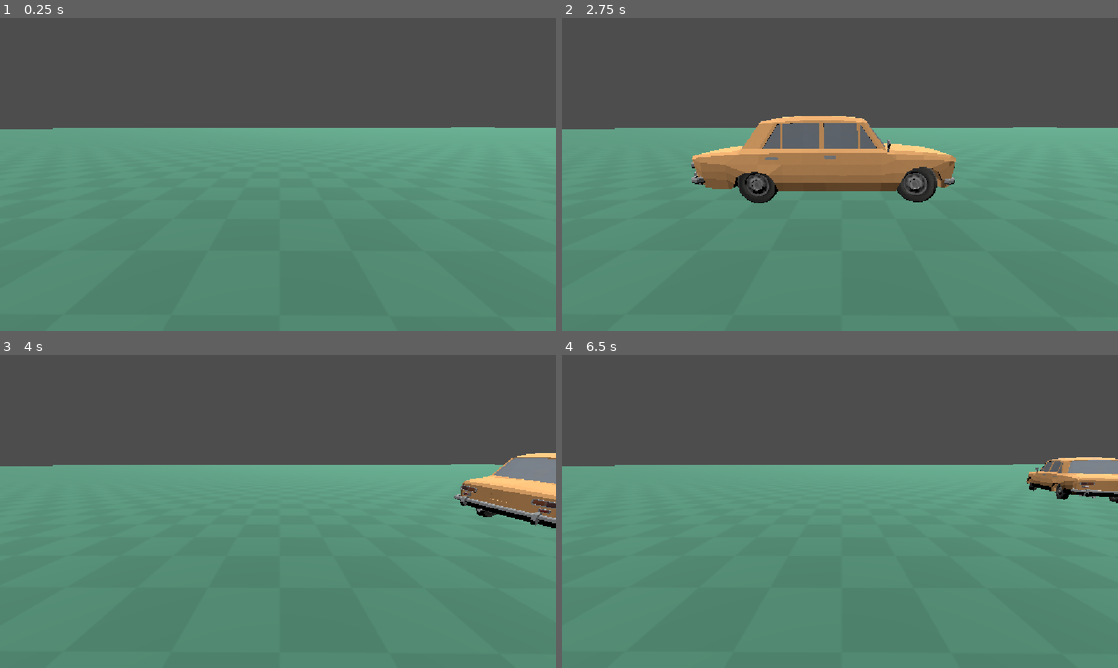
Above: before the commit, frames 1-4 (two rows, left to right).
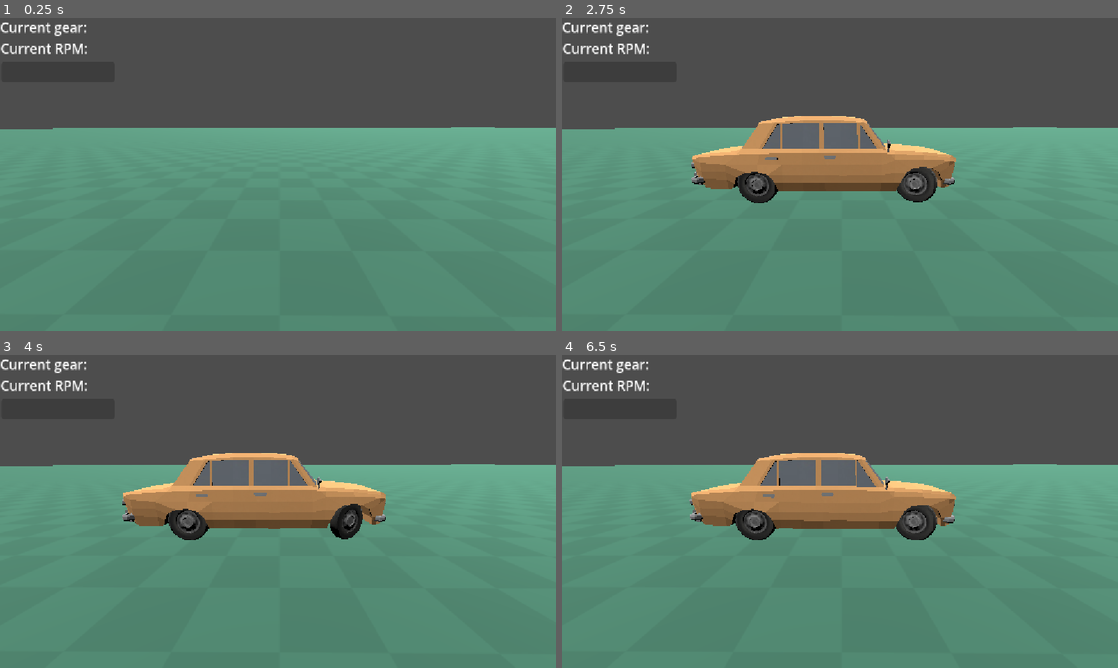
Above: after the commit, the same moments.

Repository: PotatoNutLover/Godot_Raycast_Car_Physics_V2
Game: Godot game, scene res://Scenes/main.tscn
Same seed, same stepped clock (60 frames per second), same inputs: the game is played once before the commit and once after it.
Inputs:
- Up to frame 1 (0.25 s): no input
- Up to frame 2 (2.75 s): hold Right (ui_right) 0.53-1.28 s; hold Down (ui_down) 1.28-2.03 s; hold Right (ui_right) from 2.03 s (still down)
- Up to frame 3 (4 s): release Right (ui_right) at 2.78 s; hold Up (ui_up) 2.78-3.53 s; hold Left (ui_left) from 3.53 s (still down)
- Up to frame 4 (6.5 s): release Left (ui_left) at 5.03 s; hold Down (ui_down) 5.03-5.78 s; hold Right (ui_right) from 5.78 s (still down)

The runs differ from the first frame. In frame 1, 0.5% of the frame differs, in the area x 0-16%, y 1-12%; in frame 2, 0.6%; in frame 3, 12%, in the area x 0-100%, y 1-60%; in frame 4, 11%.

Commit message:
init1

Diff:
--- a/RaycastCar/Scripts/CarEngine.gd
+++ b/RaycastCar/Scripts/CarEngine.gd
@@ -6,20 +6,44 @@
 @export var max_rpm: float = 7000.0
 @export var max_torque: float = 300.0
 @export var engine_breaking: float = 90.0
-@export var rpm_accel_smooth: float = 12.0
+@export var rpm_accel_free: float = 12.0
+@export var rpm_deccel_free: float = 12.0
 @export var torque_curve: Curve
 
-var final_drive: float = 8.0
-var gear: float = 3.2
-var transmission_efficiency_factor: float = 0.9
+#var final_drive: float = 8.0
+#var gear: float = 3.2
+#var transmission_efficiency_factor: float = 0.9
 
 var current_rpm: float = 0.0
 
-func get_drive_force(force_long: float, throttle: float, wheel_radius: float, drive_wheels_count: int) -> float:
-	current_rpm = (force_long * gear * final_drive * (60 / TAU)) / wheel_radius
+func get_drive_force(
+		force_long: float,
+		throttle: float,
+		wheel_radius: float,
+		drive_wheels_count: int,
+		transmission: CarTransmission,
+		delta: float
+		) -> float:
+	if is_connected_to_transmission(transmission):
+		current_rpm = (force_long * transmission.get_final_ratio() * (60 / TAU)) / wheel_radius
+	elif throttle > 0:
+		current_rpm += torque_curve.sample_baked(current_rpm / max_rpm) * max_torque * rpm_accel_free * delta
+	else:
+		current_rpm -= torque_curve.sample_baked(current_rpm / max_rpm) * rpm_deccel_free * delta
+
 	current_rpm = clampf(current_rpm, idle_rpm, max_rpm)
 	var torque = torque_curve.sample_baked(current_rpm / max_rpm) * max_torque
-	var drive_force = torque * throttle * gear * final_drive * transmission_efficiency_factor
-	drive_force = drive_force / (wheel_radius * drive_wheels_count)
+	var drive_force = 0.0
+	if is_connected_to_transmission(transmission):
+		drive_force = torque * throttle * transmission.get_final_ratio() * transmission.efficiency_factor
+		drive_force = drive_force / (wheel_radius * drive_wheels_count)
 
 	return drive_force
+
+func is_connected_to_transmission(transmission: CarTransmission) -> bool:
+	if (
+		transmission.shift_timer == 0.0
+		and transmission.current_gear != 1
+		and not transmission.is_clutch_pressed):
+		return true
+	return false
--- a/RaycastCar/Scripts/CarWheel.gd
+++ b/RaycastCar/Scripts/CarWheel.gd
@@ -7,6 +7,9 @@
 @export var suspension_rest_len: float = 0.3
 @export var suspension_dump: float = 100.0
 @export var spring_force: float = 1000.0
+@export var cornering_stiffness: float = 15000.0
+@export var surface_viscosity: float = 1.0
+@export var surface_traction: float = 1.0
 var suspension_current_len: float = 0.0
 var suspension_prev_len: float = 0.0
 var suspension_compression_speed: float = 0.0
@@ -14,12 +17,25 @@
 var is_grounded: bool = false
 var wheel_mesh: Node3D
 
+var _suspension_force: float = 0.0
+var _remaining_suspension_len: float = 0.0
+
 func _ready() -> void:
 	target_position = Vector3(0, -(suspension_rest_len + wheel_radius), 0)
 	suspension_current_len = suspension_rest_len
 	suspension_prev_len = suspension_current_len
 	wheel_mesh = get_child(0)
 
+func calculate_suspension_force(contact_point: Vector3, delta: float) -> float:
+	suspension_current_len = global_position.distance_to(contact_point)
+	suspension_compression_speed = (suspension_current_len - suspension_prev_len) / delta
+	_remaining_suspension_len = suspension_rest_len - suspension_current_len
+	_suspension_force = max(
+		0,
+		spring_force * _remaining_suspension_len - suspension_dump * suspension_compression_speed
+		)
+	suspension_prev_len = suspension_current_len
+	return _suspension_force
 
 func update_wheel_visual(delta: float, forward_vel: float) -> void:
 	if(is_grounded):
--- a/RaycastCar/Scripts/RaycastCar.gd
+++ b/RaycastCar/Scripts/RaycastCar.gd
@@ -4,18 +4,19 @@
 @export_group("Car body params")
 @export_range(0.0, 1.0, .01) var air_resistance_coef: float = 0.45
 @export_range(0.0, 50000.0,.1,"hide_control") var car_mass: float = 1200.0
-#@export var engine_force: float = 10000.0
 @export var steering: float = 30.0
 @export var steer_speed: float = 8.0
-@export var surface_friction: float = 1.0
 @export var brake_force: float = 5000.0
-
-
-
+@export_range(0.0, 1.0, .01) var rolling_resistance_coef: float = 0.5
 
 var wheels: Array[CarWheel]
+var drive_wheels_count: int = 0
 var car_engine: CarEngine
-var wheel_last_force: float = 0.0
+var car_transmission: CarTransmission
+
+var _throttle_input: float = 0.0
+var _brake_input: float = 0.0
+var _steer_input: float = 0.0
 
 
 func _ready() -> void:
@@ -23,60 +24,93 @@
 	mass = car_mass
 	linear_damp = air_resistance_coef
 	car_engine = %CarEngine
+	car_transmission = %CarTransmission
 	for wheel in %Wheels.get_children():
 		if wheel is CarWheel:
+			if wheel.is_traction:
+				drive_wheels_count += 1
 			wheel.add_exception(self)
 			wheels.append(wheel)
 
+
 func _physics_process(delta: float) -> void:
-	var throttle_input: float = Input.is_action_pressed("ui_up")
-	var brake_input: float = Input.is_action_pressed("ui_down")
-	var steer_input: float = Input.get_axis("ui_left", "ui_right")
+	_read_input()
 
 	for wheel in wheels:
 		wheel.is_grounded = false
 		if(wheel.is_steering):
-			#wheel.rotation_degrees = Vector3(0,-30*steer_input,0)
-			wheel.rotation_degrees.y = lerpf(
-				wheel.rotation_degrees.y,
-				-steering * steer_input,
-				steer_speed * delta
-				)
+			_handle_steering(wheel, _steer_input, delta)
 
 		if wheel.is_colliding():
 			var contact_point: Vector3 = wheel.get_collision_point()
 			var contact_normal: Vector3 = wheel.get_collision_normal()
-			var spring_up_dir: Vector3 = wheel.global_basis.y
 			wheel.is_grounded = true
-
 			var wheel_offset = wheel.global_position - global_position
 
-			wheel.suspension_current_len = wheel.global_position.distance_to(contact_point)
-			wheel.suspension_compression_speed = (wheel.suspension_current_len - wheel.suspension_prev_len) / delta
-			var suspension_force = max(0, wheel.spring_force * (wheel.suspension_rest_len - wheel.suspension_current_len) - wheel.suspension_dump * wheel.suspension_compression_speed)
+			var suspension_force: float = wheel.calculate_suspension_force(contact_point, delta)
 
 			apply_force(suspension_force * contact_normal, wheel_offset)
-			wheel.suspension_prev_len = wheel.suspension_current_len
 
 			var wheel_vel = _get_point_velocity(contact_point)
+			var velocity_forward = wheel_vel.dot(-wheel.global_basis.z)
+			var velocity_lat = wheel_vel.dot(wheel.global_basis.x)
 
-			var engine_force = car_engine.get_drive_force(wheel_vel.dot(-wheel.global_basis.z), throttle_input, wheel.wheel_radius, 4)
+			var engine_force = car_engine.get_drive_force(
+				velocity_forward,
+				_throttle_input,
+				wheel.wheel_radius,
+				drive_wheels_count,
+				car_transmission,
+				delta
+				)
 
-			var force_long: float = engine_force * throttle_input - brake_force * brake_input * sign(wheel_vel.dot(-wheel.global_basis.z)) - 10 * wheel_vel.dot(-wheel.global_basis.z)
-			var force_lat: float = -wheel_vel.dot(wheel.global_basis.x) * 15000
-			var force_max = surface_friction * suspension_force
-			var force_tire_desired = force_long * -wheel.global_basis.z + force_lat * wheel.global_basis.x
+			var force_tire: Vector3 = calculate_force_per_tire(
+				engine_force,
+				brake_force,
+				suspension_force,
+				velocity_forward,
+				velocity_lat,
+				wheel)
 
-			var force_tire = force_tire_desired
-			var desired_magnitude = force_tire_desired.length()
+			wheel.update_wheel_visual(delta, velocity_forward)
+			apply_force(force_tire, wheel_offset)
+		wheel.update_wheel_visual(delta, 0)
 
-			if desired_magnitude > force_max and desired_magnitude > 0.001:
-				force_tire = (force_tire_desired / desired_magnitude) * force_max
+func calculate_force_per_tire(engine_force: float, brake_force: float, suspension_force: float, v_forward: float, v_lat: float, wheel: CarWheel) -> Vector3:
+	engine_force = engine_force * _throttle_input
+	brake_force = brake_force * _brake_input * sign(v_forward)
+	var rolling_resisnance: float = air_resistance_coef * v_forward
 
-			wheel.update_wheel_visual(delta, wheel_vel.dot(-wheel.global_basis.z))
-			apply_force(force_tire, wheel_offset)
-			wheel_last_force = force_long
-		wheel.update_wheel_visual(delta, 0)
+	var force_forward: float = engine_force - brake_force - rolling_resisnance
+	var force_lat: float = -v_lat * wheel.cornering_stiffness * wheel.surface_traction# можно моделировать в зависимости от покрытия (меньше - скольжение, больше - удержание)
+	var force_max = wheel.surface_viscosity * suspension_force
+
+	var force_tire_desired = force_forward * -wheel.global_basis.z + force_lat * wheel.global_basis.x
+	var force_tire = force_tire_desired
+	var desired_magnitude = force_tire_desired.length()
+	if desired_magnitude > force_max and desired_magnitude > 0.001:
+		force_tire = (force_tire_desired / desired_magnitude) * force_max
+
+	return force_tire
+
+
+func _handle_steering(wheel: CarWheel, _steer_input: float, delta: float) -> void:
+	wheel.rotation_degrees.y = lerpf(
+				wheel.rotation_degrees.y,
+				-steering * _steer_input,
+				steer_speed * delta
+				)
+
+
+func _read_input() -> void:
+	_throttle_input = Input.is_action_pressed("ui_up")
+	_brake_input= Input.is_action_pressed("ui_down")
+	_steer_input = Input.get_axis("ui_left", "ui_right")
+
+	if (Input.is_action_just_pressed("shift_up")):
+		car_transmission.shift_up()
+	elif(Input.is_action_just_pressed("shift_down")):
+		car_transmission.shift_down()
 
 
 func _get_point_velocity(point_global_pos: Vector3) -> Vector3:
--- a/RaycastCar/car.tscn
+++ b/RaycastCar/car.tscn
@@ -5,9 +5,10 @@
 [ext_resource type="Script" uid="uid://dtnv10thy0ej2" path="res://RaycastCar/Scripts/CarEngine.gd" id="2_5dsb1"]
 [ext_resource type="Script" uid="uid://g4y5u0r2se5h" path="res://RaycastCar/Scripts/CarWheel.gd" id="2_hnaeu"]
 [ext_resource type="PackedScene" uid="uid://cjbwl58tm1kkv" path="res://RaycastCar/Models/vaz-2101_wheel.fbx" id="2_xy0t8"]
+[ext_resource type="Script" uid="uid://cg5sk5yf2idm0" path="res://RaycastCar/СarTransmission.gd" id="3_ib6if"]
 
 [sub_resource type="Curve" id="Curve_ib6if"]
-_data = [Vector2(0, 0.50335574), 0.0, 0.0, 0, 0, Vector2(0.6952909, 1), 0.0, 0.0, 0, 0, Vector2(1, 0.49295783), -3.9949772, 0.0, 0, 0]
+_data = [Vector2(0, 0.50335574), 0.0, 0.0, 0, 0, Vector2(0.6952909, 1), 0.0, 0.0, 0, 0, Vector2(1, 0.4673913), -3.3630438, 0.0, 0, 0]
 point_count = 3
 
 [sub_resource type="BoxShape3D" id="BoxShape3D_uj0h6"]
@@ -26,9 +27,13 @@
 [node name="CarEngine" type="Node" parent="CarSystems" unique_id=1354201253]
 unique_name_in_owner = true
 script = ExtResource("2_5dsb1")
+rpm_accel_free = 6.0
+rpm_deccel_free = 800.0
 torque_curve = SubResource("Curve_ib6if")
 
 [node name="CarTransmission" type="Node" parent="CarSystems" unique_id=195416333]
+unique_name_in_owner = true
+script = ExtResource("3_ib6if")
 
 [node name="vaz-2101" parent="." unique_id=1619221849 instance=ExtResource("1_jp1i1")]
 transform = Transform3D(-1, 0, -8.742278e-08, 0, 1, 0, 8.742278e-08, 0, -1, 0, 0, 0)
--- /dev/null
+++ b/RaycastCar/СarTransmission.gd
@@ -0,0 +1,39 @@
+class_name CarTransmission
+extends Node
+
+@export var gear_ratios: Array[float] = [-3.2, 0.0, 3.2, 2.1, 1.5, 1.1]
+@export var final_drive: float = 8.0
+@export var shift_duration: float = 0.15
+@export_range(0.0, 1.0, 0.01) var efficiency_factor: float = 0.9
+@export var start_gear_index = 1
+
+var current_gear: int = 0
+var shift_timer: float = 0.0
+var is_clutch_pressed: bool = false
+
+func _ready() -> void:
+	current_gear = start_gear_index
+
+func _physics_process(delta: float) -> void:
+	if shift_timer > 0.0:
+		shift_timer = clampf(shift_timer - delta, 0.0, shift_duration)
+
+func shift_up() -> void:
+	if shift_timer == 0.0:
+		current_gear = clamp(current_gear + 1, 0, len(gear_ratios) - 1)
+		shift_timer = shift_duration
+
+func shift_down() -> void:
+	if shift_timer == 0.0:
+		current_gear = clamp(current_gear - 1, 0, len(gear_ratios) - 1)
+		shift_timer = shift_duration
+
+func get_final_ratio() -> float:
+	return final_drive * gear_ratios[current_gear]
+
+func get_current_gear_label() -> String:
+	if current_gear == 0:
+		return 'R'
+	elif current_gear == 1:
+		return 'N'
+	return str(current_gear - 1)
--- /dev/null
+++ b/Scenes/car_ui.gd
@@ -0,0 +1,16 @@
+class_name CarUI
+extends CanvasLayer
+
+@onready var gear_label: Label = $LabelCurrentGear
+@onready var rpm_label: Label = $LabelCurrentRPM
+@onready var rpm_progress_bar: ProgressBar = $ProgressBarCurrentRPM
+
+
+func set_gear_label(gear: String) -> void:
+	gear_label.text = "Current gear: %s" % gear
+
+func set_rpm_label(rpm: float) -> void:
+	rpm_label.text = "Current RPM: %s" % str(int(rpm))
+
+func set_rpm_progress_bar(rpm: float) -> void:
+	rpm_progress_bar.value = rpm / 7000 * 100
--- a/Scenes/main.tscn
+++ b/Scenes/main.tscn
@@ -2,11 +2,18 @@
 
 [ext_resource type="Texture2D" uid="uid://cc2187lko3dn4" path="res://checkboard.png" id="1_jjgbg"]
 [ext_resource type="PackedScene" uid="uid://cl1fh7ga7037l" path="res://RaycastCar/car.tscn" id="2_bo1nx"]
+[ext_resource type="Script" uid="uid://clyiiu7sfsc7y" path="res://Scenes/car_ui.gd" id="3_8gbba"]
 
 [sub_resource type="StandardMaterial3D" id="StandardMaterial3D_7u77a"]
 albedo_color = Color(0.30967695, 0.54615545, 0.44952953, 1)
 albedo_texture = ExtResource("1_jjgbg")
 uv1_triplanar = true
+
+[sub_resource type="LabelSettings" id="LabelSettings_uj0h6"]
+font_size = 28
+
+[sub_resource type="LabelSettings" id="LabelSettings_3q60g"]
+font_size = 28
 
 [node name="Main" type="Node3D" unique_id=1961429027]
 
@@ -19,11 +26,34 @@
 
 [node name="Car" parent="." unique_id=33558669 instance=ExtResource("2_bo1nx")]
 transform = Transform3D(1, 0, 0, 0, 1, 0, 0, 0, 1, 0.09646773, 3.772681, 0.089957476)
-air_resistance_coef = 0.45
-car_mass = 1200.0
 
 [node name="Camera3D" type="Camera3D" parent="." unique_id=1938912669]
 transform = Transform3D(-0.008344751, -0.23104282, 0.97290784, -0.00198161, 0.9729436, 0.23103434, -0.9999632, 0, -0.0085768085, 2.7609093, 1.345855, 0)
 
 [node name="DirectionalLight3D" type="DirectionalLight3D" parent="." unique_id=1542059891]
 transform = Transform3D(0.956023, 0.079726264, 0.28224766, -0.29329172, 0.25987825, 0.9200235, 0, -0.9623445, 0.27183264, 0, 10.119255, 0)
+
+[node name="CarUI" type="CanvasLayer" parent="." unique_id=2083465712]
+unique_name_in_owner = true
+script = ExtResource("3_8gbba")
+
+[node name="LabelCurrentGear" type="Label" parent="CarUI" unique_id=2112096089]
+offset_right = 268.0
+offset_bottom = 39.0
+text = "Current gear: "
+label_settings = SubResource("LabelSettings_uj0h6")
+
+[node name="LabelCurrentRPM" type="Label" parent="CarUI" unique_id=1902593015]
+offset_left = 1.0
+offset_top = 44.0
+offset_right = 270.0
+offset_bottom = 83.0
+text = "Current RPM: "
+label_settings = SubResource("LabelSettings_3q60g")
+
+[node name="ProgressBarCurrentRPM" type="ProgressBar" parent="CarUI" unique_id=1451431182]
+offset_left = 3.0
+offset_top = 91.0
+offset_right = 238.0
+offset_bottom = 133.0
+show_percentage = false
--- a/project.godot
+++ b/project.godot
@@ -20,6 +20,19 @@
 window/stretch/mode="canvas_items"
 window/stretch/aspect="expand"
 
+[input]
+
+shift_up={
+"deadzone": 0.2,
+"events": [Object(InputEventKey,"resource_local_to_scene":false,"resource_name":"","device":-1,"window_id":0,"alt_pressed":false,"shift_pressed":false,"ctrl_pressed":false,"meta_pressed":false,"pressed":false,"keycode":0,"physical_keycode":65,"key_label":0,"unicode":97,"location":0,"echo":false,"script":null)
+]
+}
+shift_down={
+"deadzone": 0.2,
+"events": [Object(InputEventKey,"resource_local_to_scene":false,"resource_name":"","device":-1,"window_id":0,"alt_pressed":false,"shift_pressed":false,"ctrl_pressed":false,"meta_pressed":false,"pressed":false,"keycode":0,"physical_keycode":90,"key_label":0,"unicode":122,"location":0,"echo":false,"script":null)
+]
+}
+
 [physics]
 
 3d/physics_engine="Jolt Physics"
Not shown, added: RaycastCar/СarTransmission.gd.uid
Not shown, added: Scenes/car_ui.gd.uid
